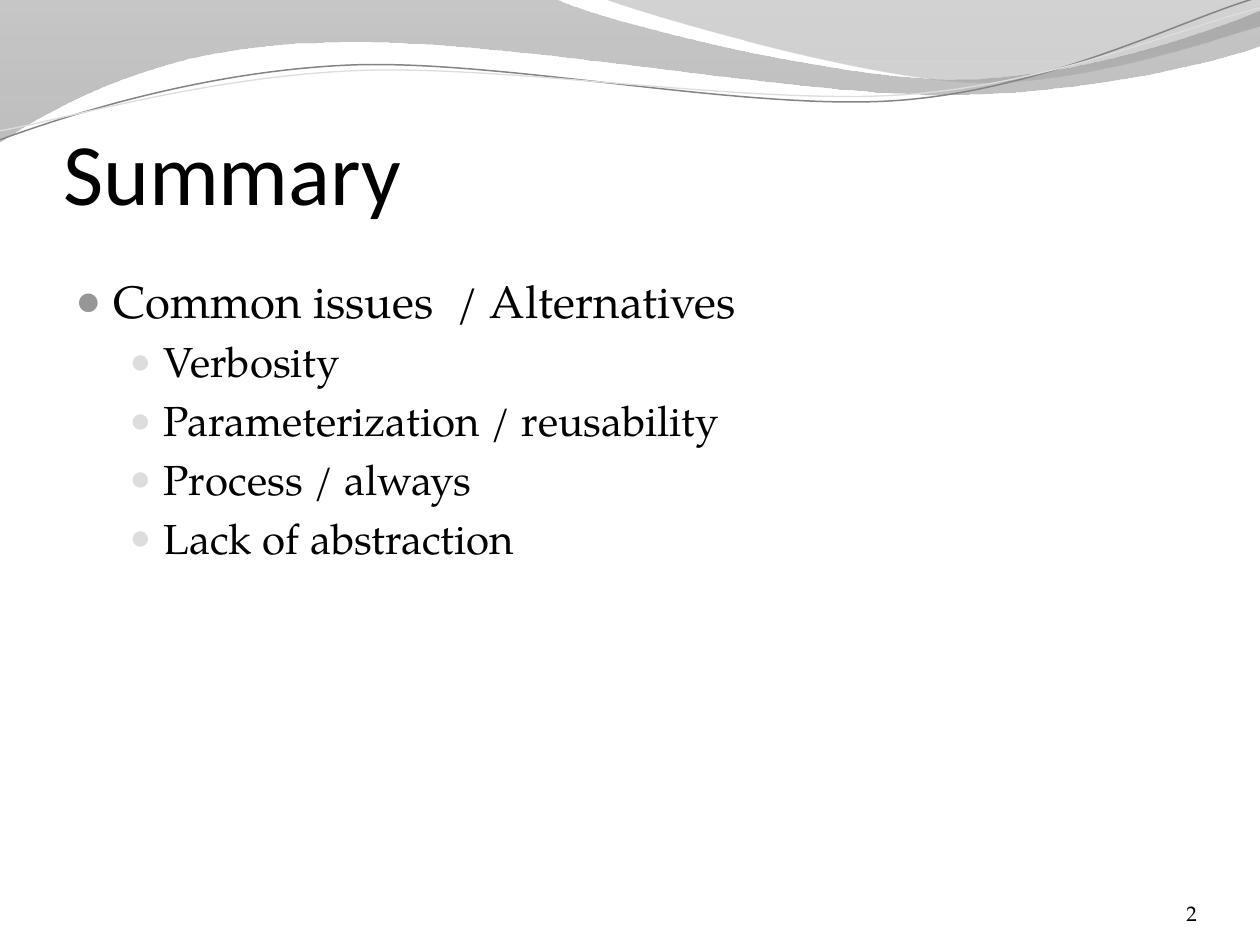
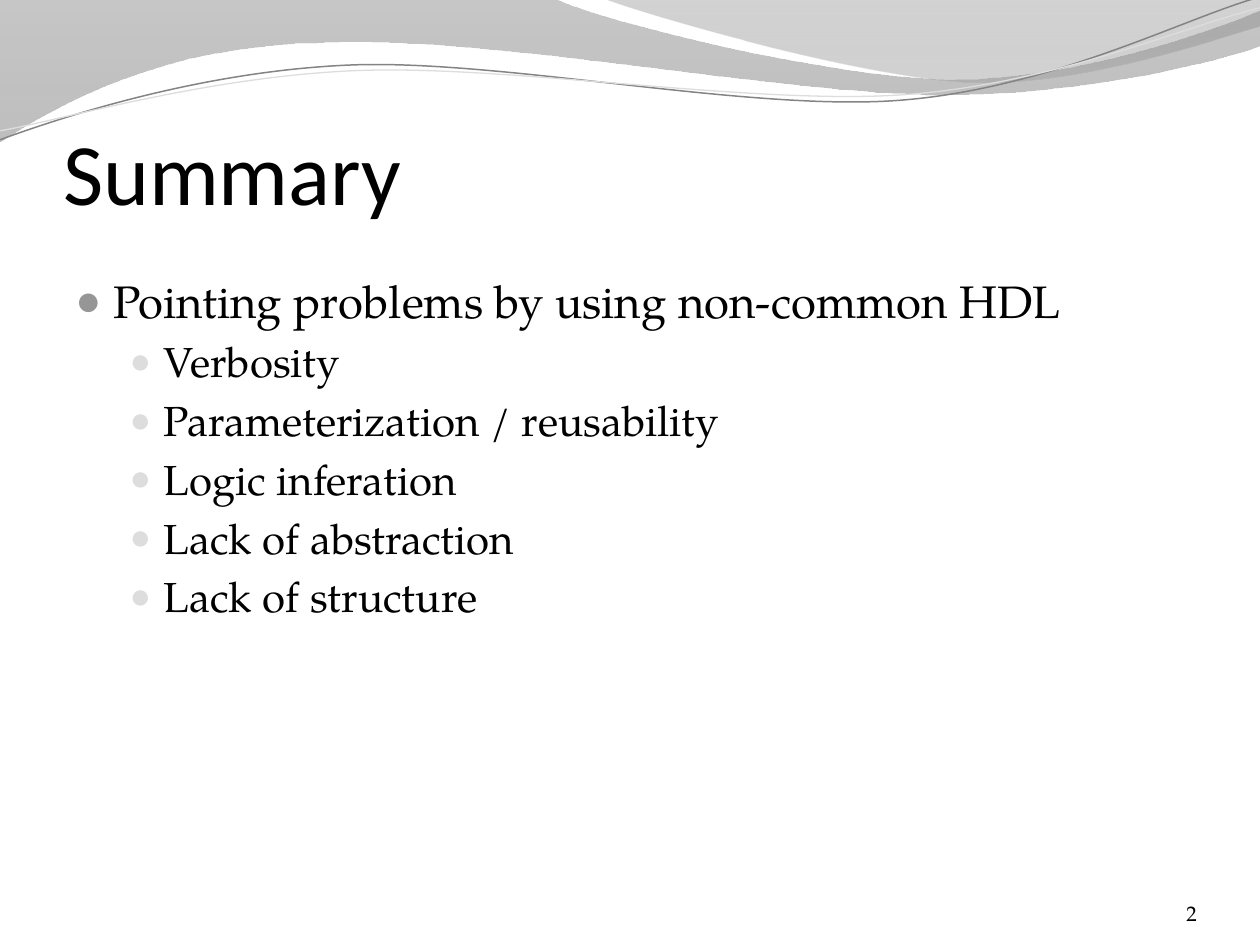
Before and after one commit to SpinalHDL/SpinalDoc, a slide deck: slide 2 of presentation/en/changes_arguments.pptx. Drawn at 1260x945 pixels with LibreOffice and Linux fonts; fonts in the diff are those of the drawing; background and template pictures are left out. Boxes give left, top, right and bottom in pixels: in the first picture for what was removed or moved away, otherwise in the second. Text is boxed around its words. In the diff, an @@ line names an element or a change of style, - is before the commit and + after.

```diff
--- a/presentation/en/changes_arguments.pptx
+++ b/presentation/en/changes_arguments.pptx
@@ text at [113,285,1060,331]: text changed @@
-● Common issues / Alternatives
+● Pointing problems by using non-common HDL
@@ text at [164,464,457,507]: text changed @@
-  ● Process / always
+  ● Logic inferation
@@ text at [164,581,478,613]: paragraph added @@
+  ● Lack of structure
```
Also in this commit, not shown: 16 other slides changed, 3 slides added, 1 slide removed, 3 other files.
